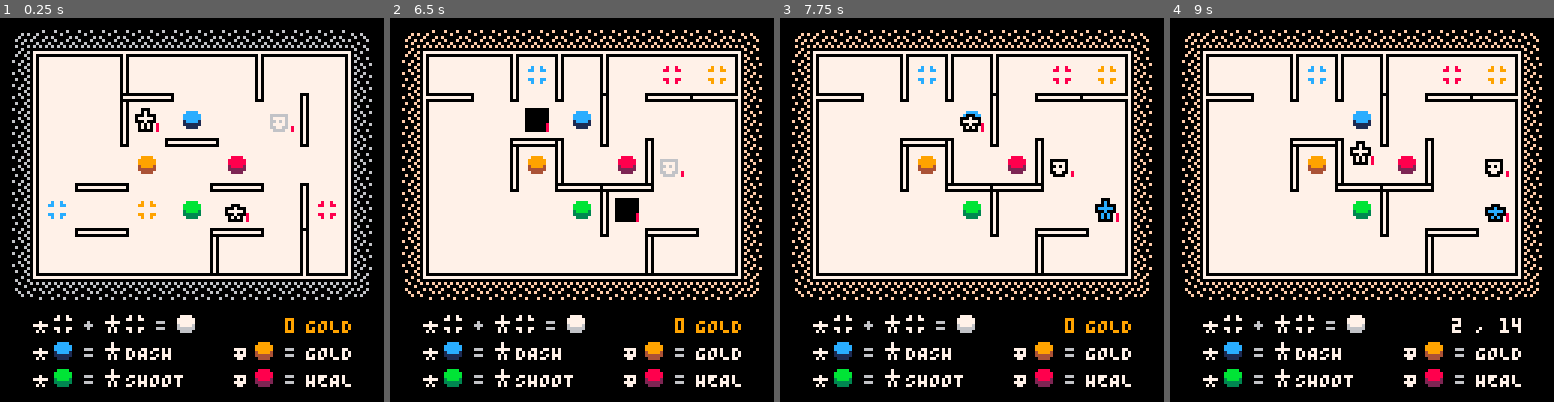
Above: before the commit, frames 1-4 (left to right).
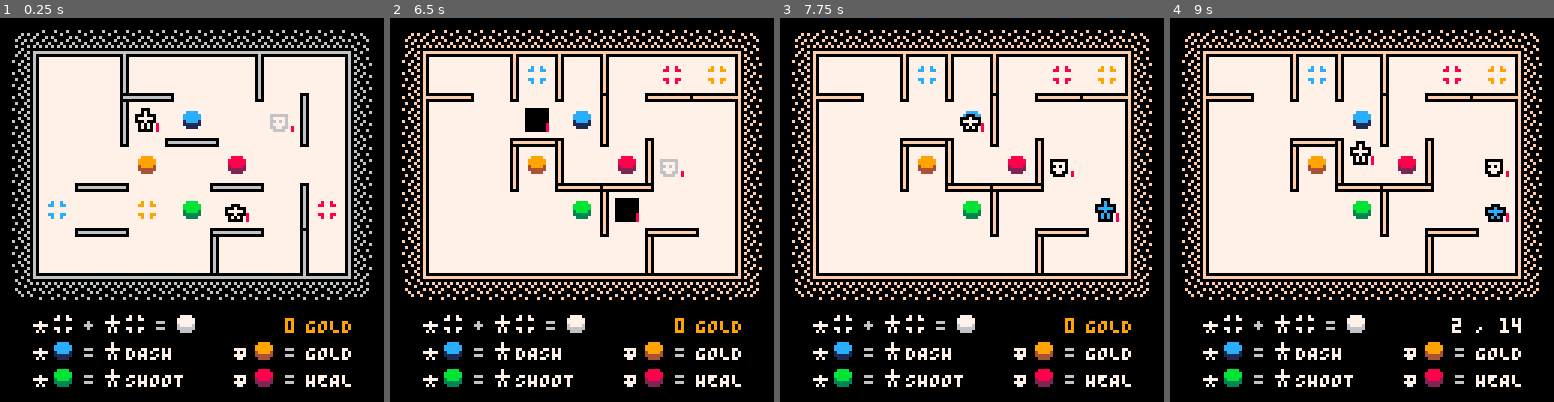
Above: after the commit, the same moments.

Repository: taylordolan/grid-folks
Game: PICO-8 cartridge grid_folks.p8
The game is run twice, just before and just after one commit, with the same random seed, the same clock (stepped at 60 frames per second) and the same inputs.
Inputs:
- Up to frame 1 (0.25 s): no input
- Up to frame 2 (6.5 s): tap O (Z key) at 0.33, 0.7, 1.43, 2.22, 3.1, 3.98, 4.87, 5.75 s; tap X (X key) at 1.07, 2.07, 2.4, 2.73, 3.07, 3.4, 3.73, 4.07, 4.4, 4.73, 5.07, 5.4, 5.73, 6.07, 6.4 s; hold Left 1.97-2.37 s; hold Down 2.42-2.82 s; hold Right 2.87-3.53 s; hold Up 3.58-4.08 s; hold Right 4.13-4.53 s; hold Down 4.58-5.08 s; hold Left 5.13-5.8 s; hold Up 5.85-6.18 s; hold Left from 6.23 s (still down)
- Up to frame 3 (7.75 s): release Left at 6.63 s; tap O (Z key) at 6.63, 7.52 s; hold Down 6.68-7.08 s; tap X (X key) every 0.33 s from 6.73 to 7.73 s; hold Right from 7.13 s (still down)
- Up to frame 4 (9 s): release Right at 7.8 s; hold Up 7.85-8.35 s; tap X (X key) at 8.07, 8.4, 8.73 s; hold Right 8.4-8.8 s; tap O (Z key) at 8.4 s; hold Down from 8.85 s (still down)

The runs differ from the first frame. In frame 1, 3.4% of the frame differs, in the area x 8-92%, y 8-68%; in frame 2, 3.6%; in frame 3, 3.6%; in frame 4, 3.6%.

Commit message:
minor fixes

Diff:
--- a/grid_folks.p8
+++ b/grid_folks.p8
@@ -6,12 +6,15 @@
 
 -- todo
 -- [x] try a 5 x 7 board instead
--- [x] maybe I can avoid placing pads on heroes' tiles now?
+-- [x] maybe i can avoid placing pads on heroes' tiles now?
 -- [x] clean up
 -- [x] fix bug: when a button appears where an enemy becomes un-stunned, it appears on top
 -- [x] heroes hop when activated
 -- [x] objects should contain their own draw functions
 -- [x] support for manually setting spawn rates
+-- [ ] shoot should go through enemies (and walls?)
+-- [ ] dash should stop on enemies and do one damage
+-- [ ] it looks like the stun style isn't showing
 -- [ ] animation for enemy death
 -- [ ] when multiple enemies are present, they should act in random order
 -- [ ] randomly distribute starting abilities
@@ -57,7 +60,6 @@
   -- graphics stuff that needs to be global
   text_color = colors.white
   bg_color = colors.black
-  wall_color = colors.white
   floor_color = colors.white
   screen_size = 128
   sprite_size = 8
@@ -74,6 +76,7 @@
   remaining_shot_frames = 0 -- for how many frames should the current shot be drawn?
   border_color = 0
   set_border_color()
+  -- wall_color = border_color
 
   -- sounds dictionary
   sounds = {
@@ -194,6 +197,7 @@
   del(options, border_color)
   local index = flr(rnd(#options)) + 1
   border_color = options[index]
+  wall_color = border_color
 end
 
 function should_spawn()
@@ -429,14 +433,14 @@
   local board_opposite = {padding_left + total_map_width - 1 + ceil(tile_margin / 2), padding_top + total_map_height - 1 + ceil(tile_margin / 2)}
 
   function draw_background()
-    -- this isn't really necessary if bg_color is black, but I'll keep it so I can modify the bg_color
+    -- this isn't really necessary if bg_color is black, but i'll keep it so i can modify the bg_color
     rectfill(0, 0, 127, 127, bg_color)
   end
 
   function draw_floor()
     -- `adjust` isn't technically necessary because if the value was 0, draw_outlines() would still cover the difference
     local adjust = 2
-    rectfill(board_origin[1] + adjust, board_origin[2] + adjust, board_opposite[1] - adjust, board_opposite[2] - adjust, wall_color)
+    rectfill(board_origin[1] + adjust, board_origin[2] + adjust, board_opposite[1] - adjust, board_opposite[2] - adjust, floor_color)
   end
 
   function draw_outlines()
@@ -495,6 +499,7 @@
               palt(0, false)
               pal(0, bg_color)
               -- render sprites in the order defined by sprite_layers
+              -- todo: this isn't actually working
               for type in all(sprite_layers) do
                 if next.type == type then
                   next.draw(next)
@@ -963,7 +968,7 @@
           local dest = get_dash_dest(direction)
           local targets = get_dash_targets(direction)
           for next in all(targets) do
-            hit_enemy(next, 5)
+            hit_enemy(next, 2)
           end
           set_tile(self, dest)
           delay += transition_frames
@@ -1451,7 +1456,10 @@
         x = null,
         y = null,
         type = "exit",
-        sprite = sprites.exit
+        sprite = sprites.exit,
+        draw = function(self)
+          spr(self.sprite, self.s[1], self.s[2])
+        end,
       }
       add(exits, exit)
       deploy(exit, {"button", "hero", "exit"})
